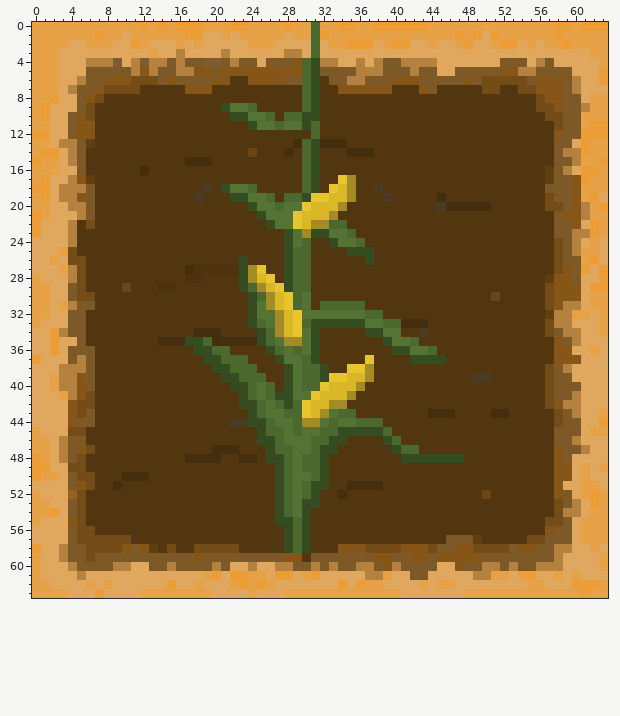
Two states of a pixel-art sprite, src/main/resources/static/css/images/cropImages/6969/4.png. That is the earlier state.
The file is 64x64 pixels. Colours within 5 levels of each other are drawn and written as one.
The result:
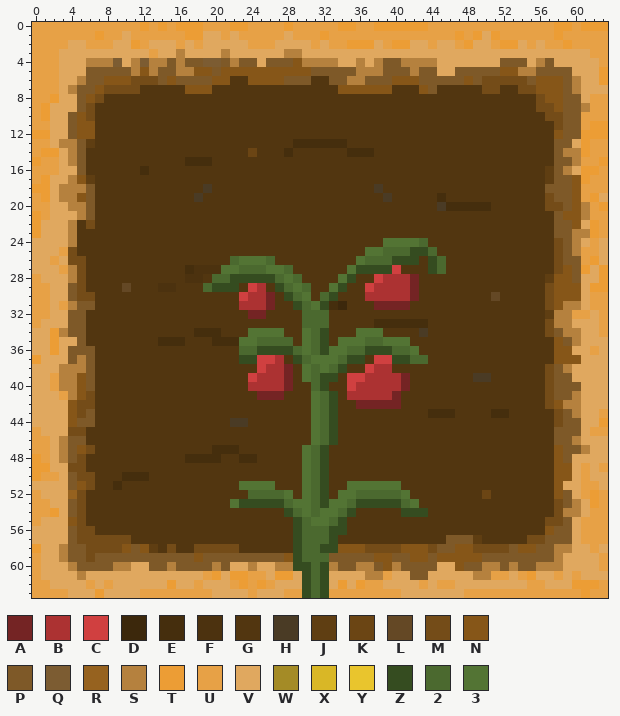
Palette (. is transparent): A #742424  B #ac3232  C #d04040  D #3c280c  E #452e0d  F #4c320f  G #523610  H #4a3b25  J #5f3e12  K #6b4514  L #644825  M #744c18  N #865618  P #7e5928  Q #7c5c32  R #96621f  S #b5813e  T #ec9d35  U #e7a146  V #e0a85f  W #a48b26  X #d9b726  Y #e9c52d  Z #354c20  2 #4b692f  3 #537434
Difference:
y 0..2: x 31 2 -> U
y 3: x 31 2 -> V
y 4: x 30..31 2Z -> SS
y 5: x 30..31 2Z -> NP
y 6: x 30..31 2Z -> PG
y 7..8: x 30..31 2Z -> GG
y 9: x 21..24 Z332 -> GGGG; x 30..31 2Z -> GG
y 10: x 22..26 ZZ332 -> GGGGG; x 28..31 22ZZ -> GGGG
y 11: x 24..31 Z33233Z2 -> GGGGGGGG
y 12: x 31 2 -> G
y 13: x 30..31 2Z -> EE
y 14..16: x 30..31 2Z -> GG
y 17: x 30..31 2Z -> GG; x 34..35 YW -> GG
y 18: x 21..24 Z332 -> GGGG; x 30..31 2Z -> GG; x 33..35 YXW -> GGG
y 19: x 22..26 ZZ332 -> GGGGG; x 28..35 22ZYYXXW -> GGGGGGGG
y 20: x 24..34 Z33233YXXXW -> GGGGGGGGGGG
y 21: x 25..33 Z333YXXXW -> GGGGGGGGG
y 22: x 26..34 Z33YXWW22 -> GGGGGGGGG
y 23: x 28..35 Z3WZZ332 -> GGGGGGGG
y 24: x 28..30 Z32 -> GGG; x 33..36 Z332 -> GGGG; x 39..43 GGGGG -> 33332
y 25: x 28..30 Z22 -> GGG; x 35..44 ZZZGGGGGGG -> GG33222ZZ2
y 26: x 22..26 GZGGG -> 23332; x 28..30 Z22 -> GGG; x 36..42 GZGGGGG -> 3222ZZZ; x 44..45 GG -> Z2
y 27: x 21..30 FFZWYGGZ22 -> 33222332GG; x 35..40 GGGGGG -> 3ZZZZC; x 44..45 GG -> Z2
y 28: x 20..22 GGG -> 22Z; x 24..28 WXYGZ -> ZZZ23; x 30 2 -> G; x 34..35 GG -> 3Z; x 38..42 GGGGG -> CBBBA
y 29: x 19..29 GGGGZ2WXYZ2 -> 2ZZZGCBGZ23; x 33..34 GG -> 3Z; x 37..42 GGGGGG -> CBBBBA
y 30: x 23..28 GZ2WXY -> CBBAGZ; x 32..33 GG -> 2Z; x 37..42 GGGGGG -> BBBBBA
y 31: x 23..36 GZ3WXY23G22222 -> BBBAGGZ23ZEDGG; x 38..41 GGGG -> AAAA
y 32: x 24..38 Z33WXY333333322 -> AAGGGG222GGGGGG
y 33: x 24..29 Z23WXY -> GGGGGG; x 31..40 ZZZZZZ3322 -> 22GGGGGEEE
y 34: x 24..29 GZ2WXY -> 3333GG; x 31..32 ZG -> 2Z; x 36..40 GZZ33 -> 333GG
y 35: x 17..19 ZZ2 -> GGG; x 23..25 EEZ -> 332; x 27..29 3WW -> 22G; x 31..32 ZG -> 2Z; x 34..39 GGGGGZ -> 333223; x 42 2 -> G
y 36: x 18..21 ZZ22 -> GGGG; x 23..25 GGG -> 22Z; x 27..28 23 -> ZZ; x 31..41 ZGGGGGGGGZZ -> 2Z3322ZZZ22; x 43..44 32 -> GG
y 37: x 19..29 ZZ222GGGZ33 -> GGGGZZCCBGZ; x 31..45 ZGGGGGYGGGGZZZZ -> 3332ZZGCCZZ22GG
y 38: x 20..30 ZZ222GGGZ32 -> GGGGGCBBAG3; x 32..39 ZGGYYWGG -> 32ZGGCBB
y 39: x 21..30 ZZ222GGZ32 -> GGGCBBBAG3; x 33..41 YYXXWGGGG -> ZGCCBBBBA
y 40: x 22..30 ZZ232GZ32 -> GGBBBBAGG; x 32..41 YXXXWGGGGG -> ZGGCBBBBBA
y 41: x 23..40 Z232ZZ33YXXXWGGGGG -> GGAAAGGG32ZGBBBBBA
y 42: x 23..34 ZZ232Z2YXXWW -> GGGGGGGG32ZG; x 36..40 GGGGG -> AAAAA
y 43: x 24..35 Z23322YXW322 -> GGGGGGG32ZGG
y 44: x 24..38 ZZ2332WW3233222 -> GGGGGGG32ZGGGGG
y 45: x 25..30 Z22323 -> GGGGGG; x 33..39 2ZZZZZ2 -> ZGGGGGG
y 46: x 25..31 ZZ23332 -> GGGGGG3; x 34 Z -> G; x 39..40 Z2 -> GG
y 47: x 26..29 Z223 -> GGGG; x 33 Z -> G; x 40..42 Z22 -> GGG
y 48: x 26..30 ZZ232 -> GGGG3; x 41..47 ZZZZZZZ -> GGGGGGG
y 49: x 27..30 Z232 -> GGG3
y 50: x 27..29 Z23 -> GGG
y 51: x 23..31 GGGGZ232Z -> 3333GGG32; x 35..40 EEEEGG -> 333333
y 52: x 24..32 GGGZ232ZG -> 22223G32Z; x 34..41 EGGGGGGG -> 33222223
y 53: x 22..26 GGGGG -> 3ZZZZ; x 30..42 ZZGGGGGGGGGGG -> 32Z332ZZZZZ23
y 54: x 27..35 Z23ZGGGGG -> GZ232332Z; x 41..43 GGG -> ZZZ
y 55: x 27..34 ZZ2ZGGGG -> GGZ2332Z
y 56: x 28..34 Z2ZGGGG -> GZ222ZZ
y 57: x 28..33 Z2ZGGG -> GZ222Z
y 58: x 28..33 Z2ZGGG -> GZ22ZZ
y 59: x 29..32 NGPP -> Z222
y 60: x 29..32 PPSP -> ZZ2Z
y 61: x 30..32 UTV -> Z2Z
y 62: x 30..32 VVV -> Z2Z
y 63: x 30..32 UUU -> Z2Z
Pixel boxes of the changes (left, top, right, bottom) in both pictures:
changed: (185, 22, 464, 598)
